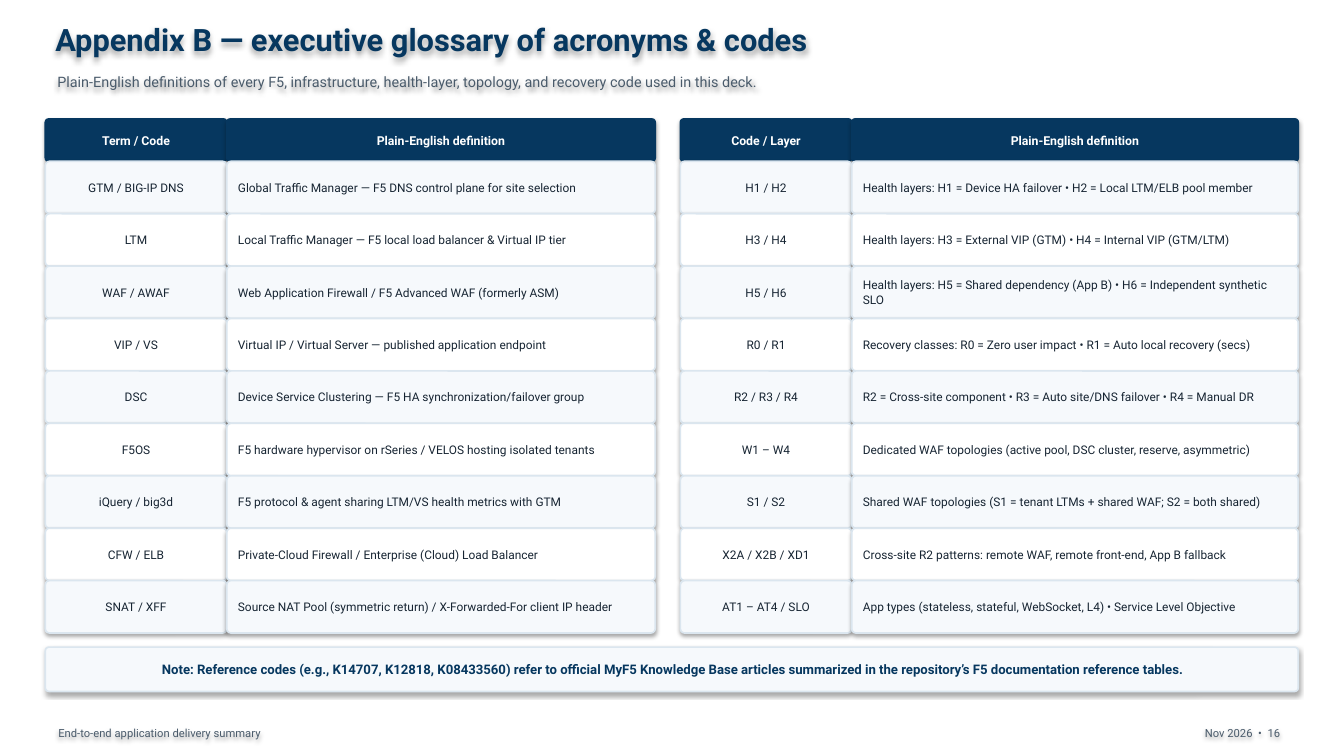
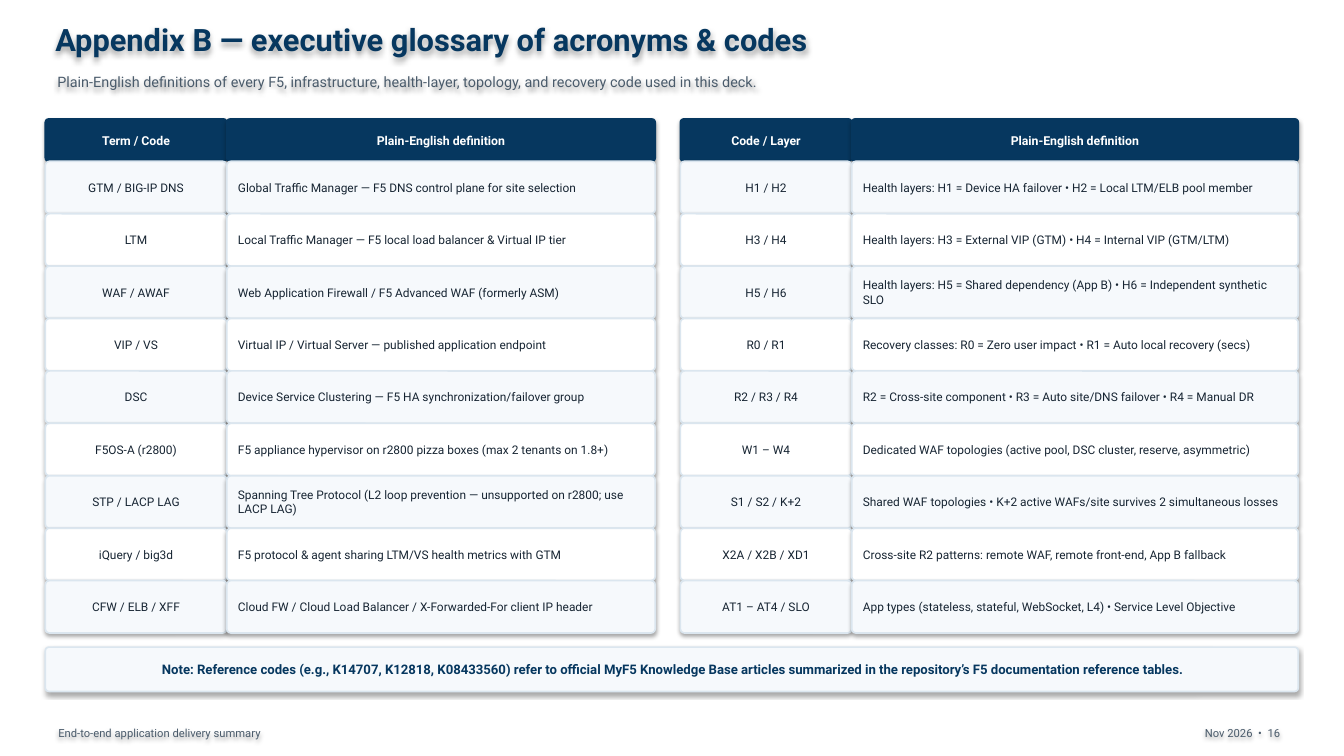
Before and after one commit to jfang88/EnterpriseWAF, a slide deck: slide 16 of management-artifacts/EnterpriseWAF_Management_Summary.pptx. Drawn at 1344x756 pixels with LibreOffice and Linux fonts; fonts in the diff are those of the drawing. Boxes give left, top, right and bottom in pixels: in the first picture for what was removed or moved away, otherwise in the second. Text is boxed around its words. In the diff, an @@ line names an element or a change of style, - is before the commit and + after.

Commit message:
Lock in confirmed r2800 pizza-box standard (no blade chassis), STP/LACP & single-SSD invariants, K+2 sizing, and 4-changes/yr 99.95% budget

```diff
--- a/management-artifacts/EnterpriseWAF_Management_Summary.pptx
+++ b/management-artifacts/EnterpriseWAF_Management_Summary.pptx
@@ text in rounded rectangle at bbox=[95, 445, 177, 457]: text changed @@
-F5OS
+F5OS-A (r2800)
@@ text in rounded rectangle at bbox=[238, 444, 608, 457]: text changed @@
-F5 hardware hypervisor on rSeries / VELOS hosting isolated tenants
+F5 appliance hypervisor on r2800 pizza boxes (max 2 tenants on 1.8+)
@@ rounded rectangle added at bbox=[45, 476, 227, 528], fill #F6F9FC, outline #DBE6EF 1.2 pt, 8.5 pt, text #162432 @@
+STP / LACP LAG
@@ rounded rectangle added at bbox=[227, 476, 655, 528], fill #F6F9FC, outline #DBE6EF 1.2 pt, 8.5 pt, text #162432 @@
+Spanning Tree Protocol (L2 loop prevention — unsupported on r2800; use LACP LAG)
@@ text in rounded rectangle at bbox=[731, 497, 801, 506]: text changed @@
-S1 / S2
+S1 / S2 / K+2
@@ text in rounded rectangle at bbox=[863, 497, 1278, 509]: text changed @@
-Shared WAF topologies (S1 = tenant LTMs + shared WAF; S2 = both shared)
+Shared WAF topologies • K+2 active WAFs/site survives 2 simultaneous losses
@@ rounded rectangle "iQuery / big3d": place and size @@
-rounded rectangle "iQuery / big3d" at bbox=[45, 476, 227, 528]
+rounded rectangle "iQuery / big3d" at bbox=[45, 528, 227, 581]
@@ rounded rectangle "iQuery / big3d" at bbox=[45, 528, 227, 581]: fill #F6F9FC to #FFFFFF @@
@@ rounded rectangle removed at bbox=[45, 528, 227, 581] @@
-CFW / ELB
@@ rounded rectangle "F5 protocol & agent sharing ...": place and size @@
-rounded rectangle "F5 protocol & agent sharing ..." at bbox=[227, 476, 655, 528]
+rounded rectangle "F5 protocol & agent sharing ..." at bbox=[227, 528, 655, 581]
@@ rounded rectangle "F5 protocol & agent sharing ..." at bbox=[227, 528, 655, 581]: fill #F6F9FC to #FFFFFF @@
@@ rounded rectangle removed at bbox=[227, 528, 655, 581] @@
-Private-Cloud Firewall / Enterprise (Cloud) Load Balancer
@@ text in rounded rectangle at bbox=[92, 602, 180, 611]: text changed @@
-SNAT / XFF
+CFW / ELB / XFF
@@ text in rounded rectangle at bbox=[238, 602, 592, 611]: text changed @@
-Source NAT Pool (symmetric return) / X-Forwarded-For client IP header
+Cloud FW / Cloud Load Balancer / X-Forwarded-For client IP header
```
Also in this commit, not shown: 5 other slides changed, 16 other files.
